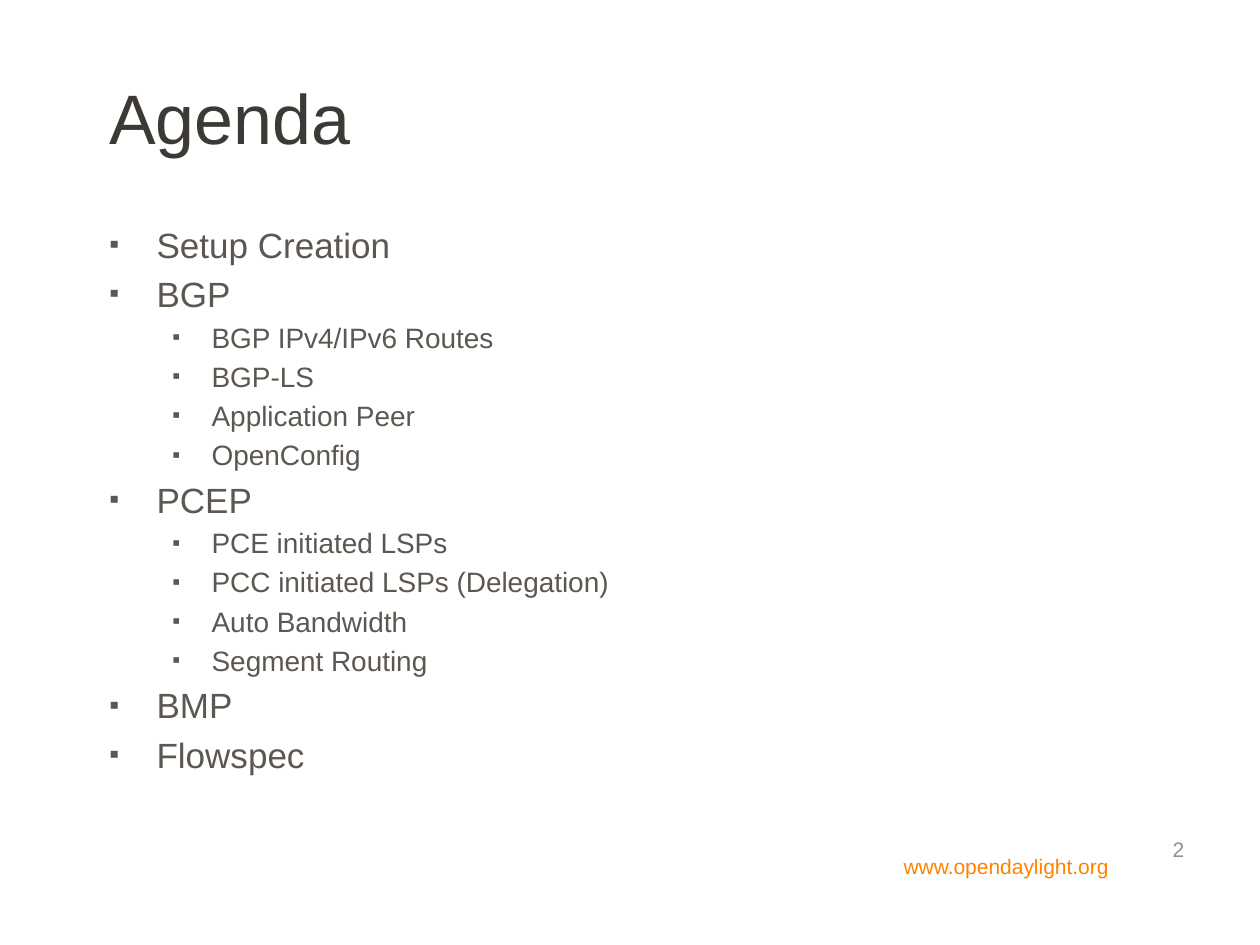
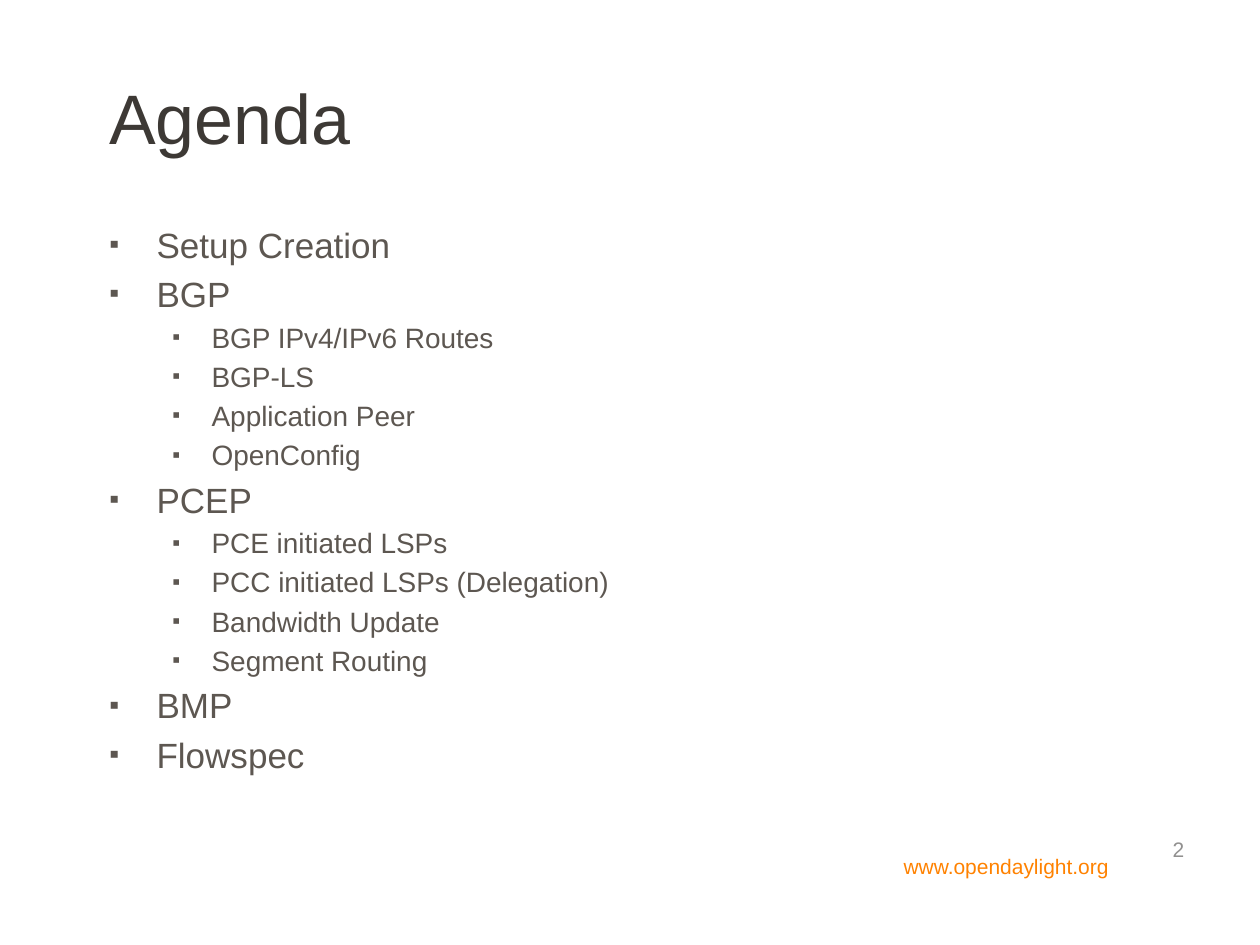
Before and after one commit to CiscoDevNet/opendaylight-setup, a slide deck: slide 2 of docs/tutorial/slides.pptx. Drawn at 1260x945 pixels with LibreOffice and Linux fonts; fonts in the diff are those of the drawing; background and template pictures are left out. Boxes give left, top, right and bottom in pixels: in the first picture for what was removed or moved away, otherwise in the second. Text is boxed around its words. In the diff, an @@ line names an element or a change of style, - is before the commit and + after.

```diff
--- a/docs/tutorial/slides.pptx
+++ b/docs/tutorial/slides.pptx
@@ text at (212,611,440,637): text changed @@
-  ▪ Auto Bandwidth
+  ▪ Bandwidth Update
```
Also in this commit, not shown: 1 other slide changed.
